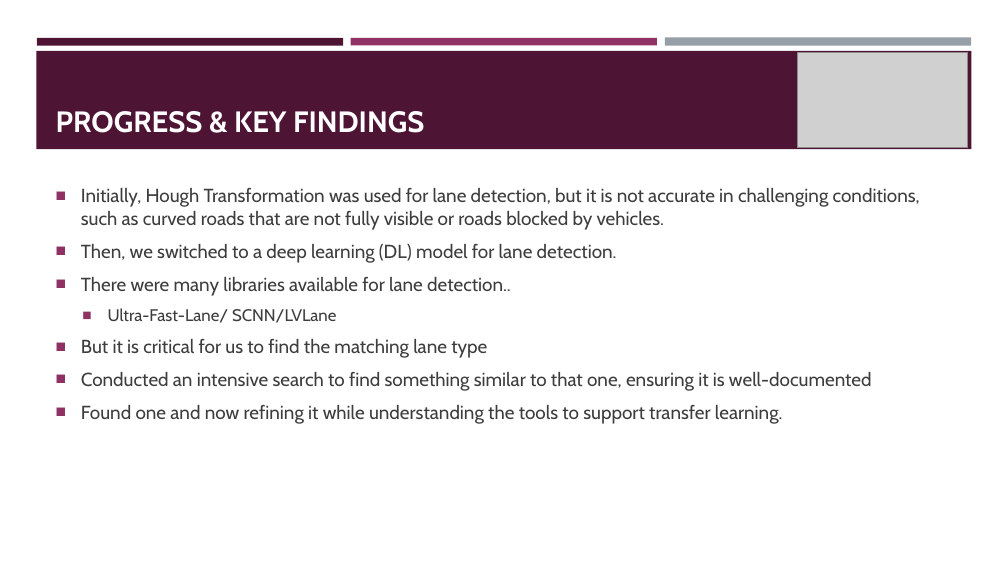
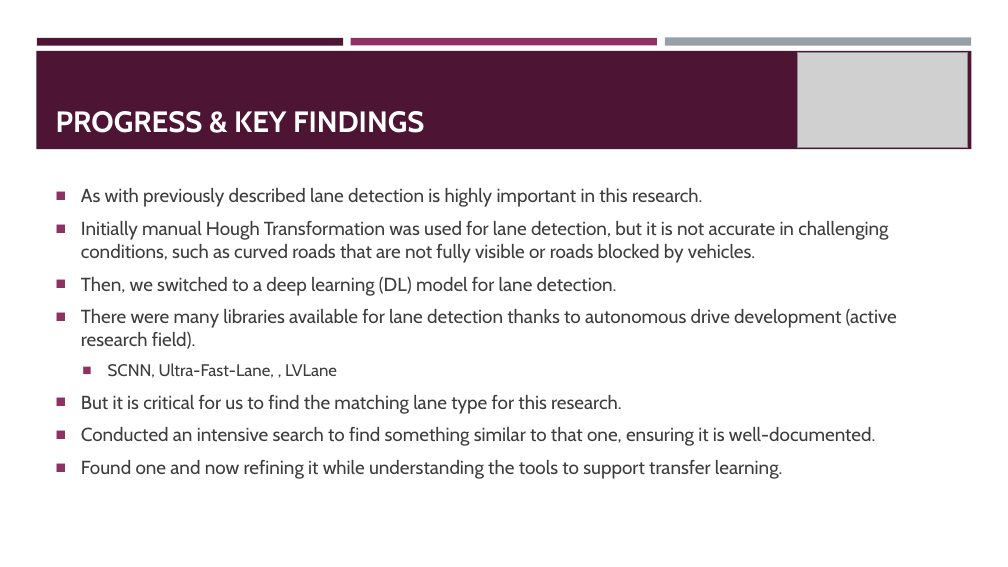
Before and after one commit to prageethmadhu/LVLane, a slide deck: slide 8 of DEMO/progress_report.pptx (slide 9 before the commit). Drawn at 1008x567 pixels with LibreOffice and Linux fonts; fonts in the diff are those of the drawing; grey boxes stand for pictures. Boxes give left, top, right and bottom in pixels: in the first picture for what was removed or moved away, otherwise in the second. Text is boxed around its words. In the diff, an @@ line names an element or a change of style, - is before the commit and + after.

```diff
--- a/DEMO/progress_report.pptx
+++ b/DEMO/progress_report.pptx
@@ text at box(81, 188, 888, 263): text changed @@
-■ Initially, Hough Transformation was used for lane detection, but it is not accurate in challenging conditions, such as curved roads that are not fully visible or roads blocked by vehicles.
+■ As with previously described lane detection is highly important in this research.
+■ Initially manual Hough Transformation was used for lane detection, but it is not accurate in challenging conditions, such as curved roads that are not fully visible or roads blocked by vehicles.
@@ text at box(81, 309, 897, 446): text changed @@
-■ There were many libraries available for lane detection..
-  ■ Ultra-Fast-Lane/ SCNN/LVLane
-■ But it is critical for us to find the matching lane type
-■ Conducted an intensive search to find something similar to that one, ensuring it is well-documented
+■ There were many libraries available for lane detection thanks to autonomous drive development (active research field).
+  ■ SCNN, Ultra-Fast-Lane, , LVLane
+■ But it is critical for us to find the matching lane type for this research.
+■ Conducted an intensive search to find something similar to that one, ensuring it is well-documented.
```
Also in this commit, not shown: 5 other slides changed, 1 slide removed.
